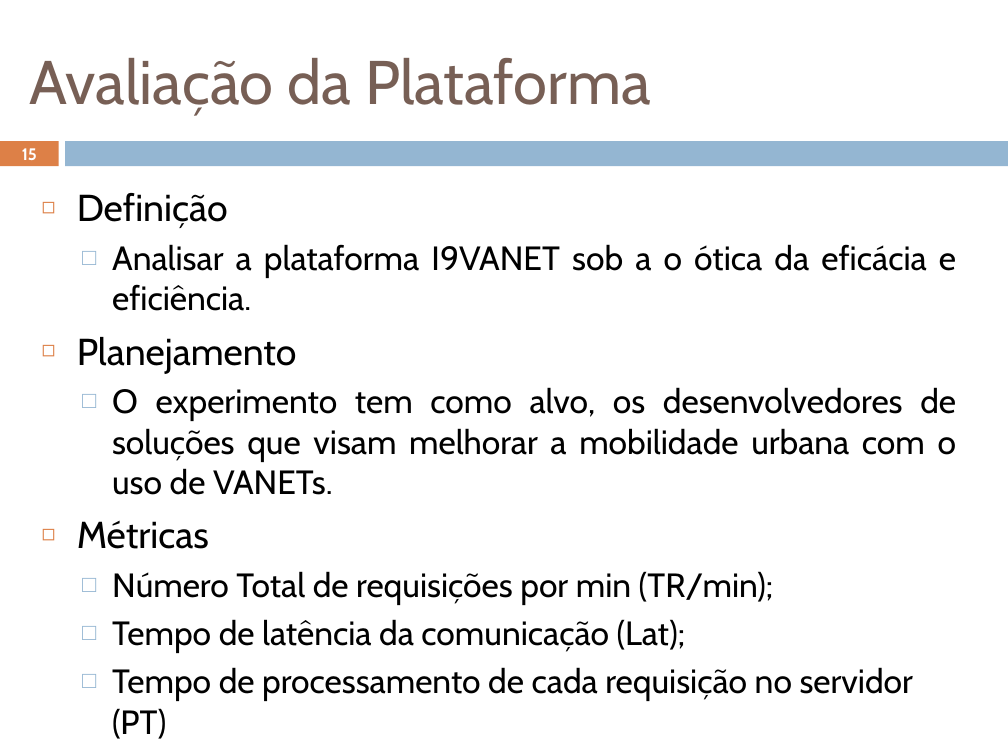
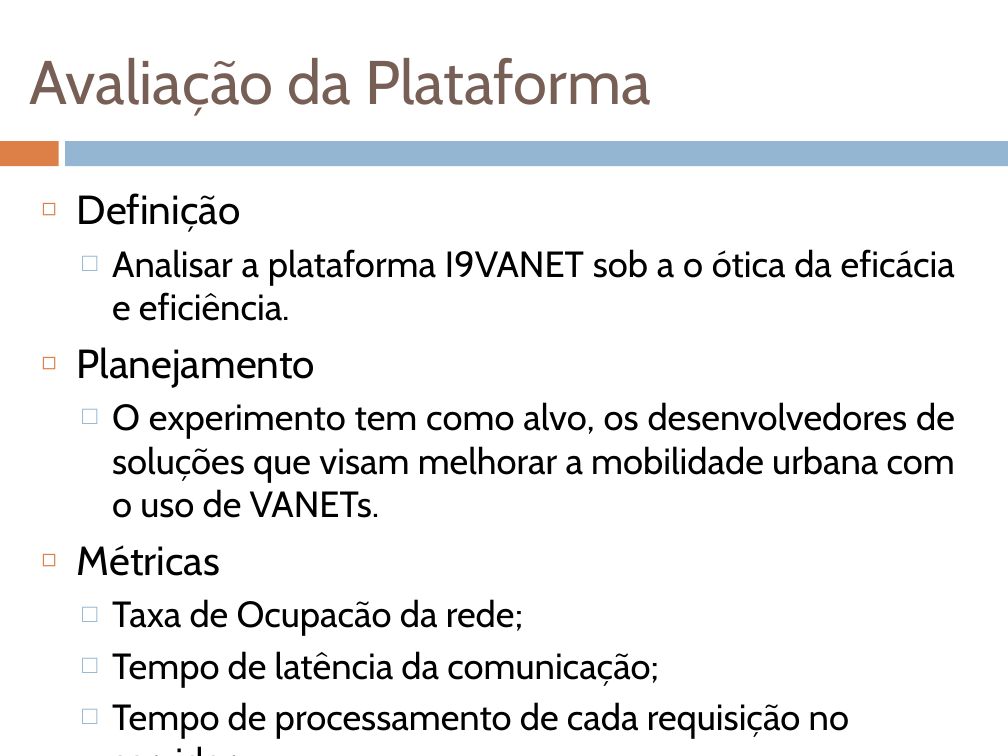
Before and after one commit to geoleite/Mestrado, a slide deck: slide 15 of Apresentacao/ApresentaçãoV1.pptx. Drawn at 1008x756 pixels with LibreOffice and Linux fonts; fonts in the diff are those of the drawing. Boxes give left, top, right and bottom in pixels: in the first picture for what was removed or moved away, otherwise in the second. Text is boxed around its words. In the diff, an @@ line names an element or a change of style, - is before the commit and + after.

```diff
--- a/Apresentacao/ApresentaçãoV1.pptx
+++ b/Apresentacao/ApresentaçãoV1.pptx
@@ page number removed at <box>22,148,37,160</box> @@
-15
@@ text at <box>77,193,955,576</box>: size 26.8 to 29 pt in "Definição", "Planejamento", "Métricas"; size 24.1 to 26 pt in "Analisar a plataforma I9VANET sob a o ...", "O experimento tem como alvo, os desenvolvedores ..." @@
@@ text at <box>112,599,849,738</box>: text changed; size 24.1 to 26 pt @@
-  □ Número Total de requisições por min (TR/min);
-  □ Tempo de latência da comunicação (Lat);
-  □ Tempo de processamento de cada requisição no servidor (PT)
+  □ Taxa de Ocupacão da rede;
+  □ Tempo de latência da comunicação;
+  □ Tempo de processamento de cada requisição no servidor.
```
Also in this commit, not shown: 24 other slides changed, 7 other files.
